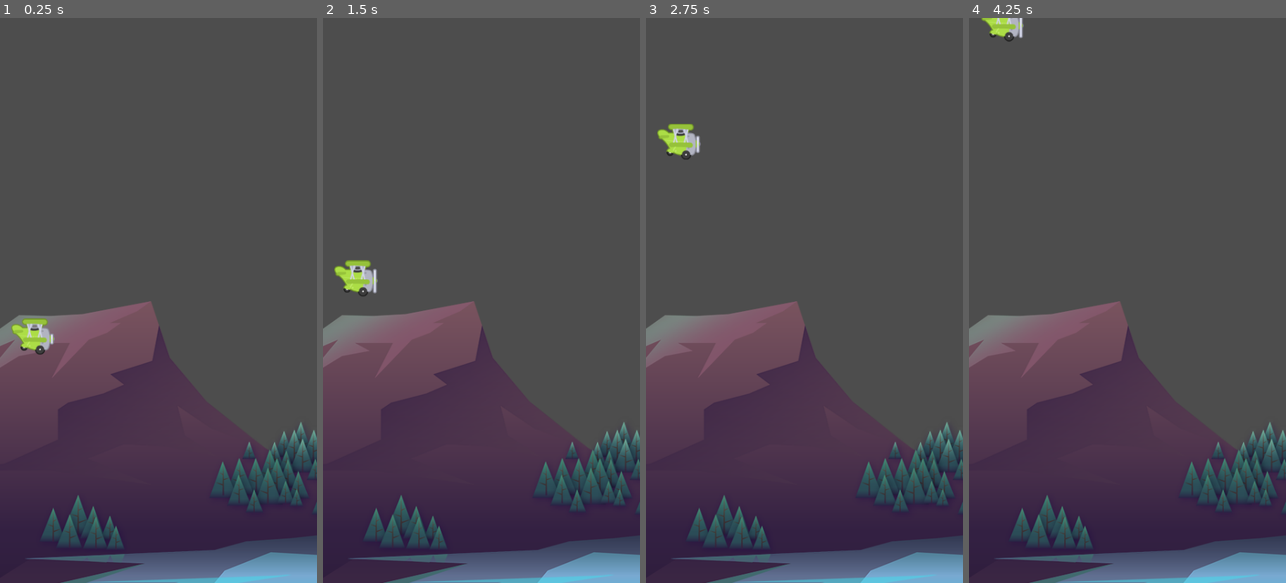
Above: before the commit, frames 1-4 (left to right).
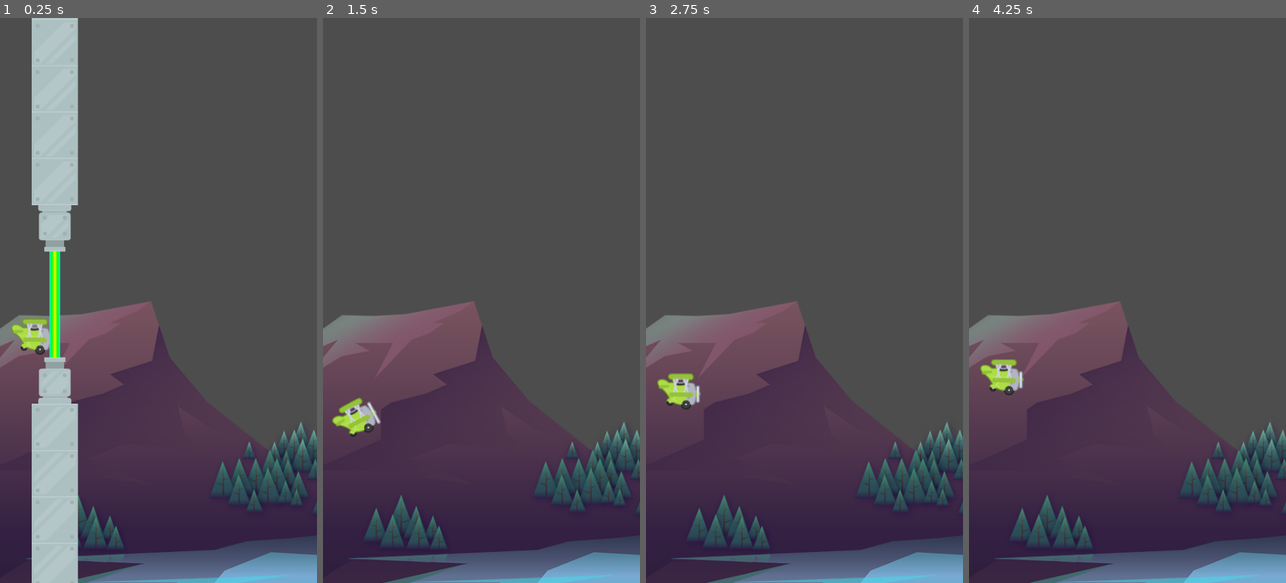
Above: after the commit, the same moments.

Repository: TanvirSiddik/TappyPlane
Game: Godot game, scene res://scenes/game/game.tscn
Same seed, same stepped clock (60 frames per second), same inputs: the game is played once before the commit and once after it.
Inputs:
- Up to frame 1 (0.25 s): no input
- Up to frame 2 (1.5 s): hold Space (jump) 0.53-1.28 s; tap Space (jump) at 1.35 s
- Up to frame 3 (2.75 s): tap Space (jump) at 1.52, 1.82 s; hold Space (jump) from 2.03 s (still down)
- Up to frame 4 (4.25 s): release Space (jump) at 2.78 s; tap Space (jump) at 2.85, 3.02, 3.32 s; hold Space (jump) from 3.53 s (still down)

The runs differ from the first frame. In frame 1, 12% of the frame differs, in the area x 10-25%, y 0-100%; in frame 2, 1.2%; in frame 3, 1.1%; in frame 4, 1.0%.

Commit message:
added: scenes

Diff:
--- a/project.godot
+++ b/project.godot
@@ -10,7 +10,7 @@
 
 [application]
 
-config/name="Fappy Pane"
+config/name="TappyPlane"
 run/main_scene="res://scenes/game/game.tscn"
 config/features=PackedStringArray("4.3", "Mobile")
 
--- a/scenes/game/game.tscn
+++ b/scenes/game/game.tscn
@@ -1,12 +1,14 @@
-[gd_scene load_steps=4 format=3 uid="uid://douv3tyfo6xiu"]
+[gd_scene load_steps=5 format=3 uid="uid://douv3tyfo6xiu"]
 
 [ext_resource type="Texture2D" uid="uid://ctqt2u8lb61eo" path="res://assets/background/rocks_2.png" id="1_po2ye"]
 [ext_resource type="PackedScene" uid="uid://blwv4greim0x6" path="res://scenes/plane/plane.tscn" id="2_ehpwx"]
 [ext_resource type="PackedScene" uid="uid://3k1ghp1gxe04" path="res://scenes/barrier/barrier.tscn" id="3_ctkcw"]
+[ext_resource type="PackedScene" uid="uid://c3cb4jbivvexw" path="res://scenes/pipes_laser/pipes.tscn" id="4_ol1mk"]
 
 [node name="Game" type="Node2D"]
 
 [node name="Sprite2D" type="Sprite2D" parent="."]
+z_index = -2
 position = Vector2(250, 456)
 texture = ExtResource("1_po2ye")
 
@@ -18,3 +20,6 @@
 
 [node name="barrier2" parent="." instance=ExtResource("3_ctkcw")]
 position = Vector2(0, 885)
+
+[node name="pipes" parent="." instance=ExtResource("4_ol1mk")]
+position = Vector2(78, 433)
--- /dev/null
+++ b/scenes/laser/laser.tscn
@@ -0,0 +1,63 @@
+[gd_scene load_steps=6 format=3 uid="uid://bacyf0vmkj1h4"]
+
+[ext_resource type="Texture2D" uid="uid://c430wuya3t3ro" path="res://assets/pipes/laser2.png" id="1_spjue"]
+
+[sub_resource type="RectangleShape2D" id="RectangleShape2D_733lb"]
+size = Vector2(9, 194)
+
+[sub_resource type="Animation" id="Animation_ca3wq"]
+resource_name = "laser_animation"
+length = 0.3
+loop_mode = 1
+step = 0.0
+tracks/0/type = "value"
+tracks/0/imported = false
+tracks/0/enabled = true
+tracks/0/path = NodePath("../Sprite2D:self_modulate")
+tracks/0/interp = 1
+tracks/0/loop_wrap = true
+tracks/0/keys = {
+"times": PackedFloat32Array(0.00570296, 0.104754, 0.204406, 0.313362),
+"transitions": PackedFloat32Array(1, 1, 1, 1),
+"update": 0,
+"values": [Color(1, 1, 1, 1), Color(1, 0.713726, 1, 1), Color(1, 1, 1, 1), Color(1, 0.713726, 1, 1)]
+}
+
+[sub_resource type="Animation" id="Animation_igo8o"]
+length = 0.001
+tracks/0/type = "value"
+tracks/0/imported = false
+tracks/0/enabled = true
+tracks/0/path = NodePath("../Sprite2D:self_modulate")
+tracks/0/interp = 1
+tracks/0/loop_wrap = true
+tracks/0/keys = {
+"times": PackedFloat32Array(0),
+"transitions": PackedFloat32Array(1),
+"update": 0,
+"values": [Color(1, 1, 1, 1)]
+}
+
+[sub_resource type="AnimationLibrary" id="AnimationLibrary_wtmxu"]
+_data = {
+"RESET": SubResource("Animation_igo8o"),
+"laser_animation": SubResource("Animation_ca3wq")
+}
+
+[node name="laser" type="Area2D"]
+
+[node name="Sprite2D" type="Sprite2D" parent="."]
+scale = Vector2(1, 8)
+texture = ExtResource("1_spjue")
+centered = false
+
+[node name="CollisionShape2D" type="CollisionShape2D" parent="."]
+position = Vector2(44, 96)
+shape = SubResource("RectangleShape2D_733lb")
+
+[node name="AnimationPlayer" type="AnimationPlayer" parent="."]
+root_node = NodePath("../CollisionShape2D")
+libraries = {
+"": SubResource("AnimationLibrary_wtmxu")
+}
+autoplay = "laser_animation"
--- /dev/null
+++ b/scenes/pipe/pipe.tscn
@@ -0,0 +1,23 @@
+[gd_scene load_steps=4 format=3 uid="uid://ktsr2blrqppc"]
+
+[ext_resource type="Texture2D" uid="uid://c04pgtdmqmnq3" path="res://assets/pipes/pipe.png" id="1_6myk1"]
+
+[sub_resource type="RectangleShape2D" id="RectangleShape2D_w1jxb"]
+size = Vector2(70.25, 560)
+
+[sub_resource type="RectangleShape2D" id="RectangleShape2D_tqe2y"]
+size = Vector2(48, 50)
+
+[node name="pipe" type="Area2D"]
+
+[node name="Sprite2D" type="Sprite2D" parent="."]
+texture = ExtResource("1_6myk1")
+centered = false
+
+[node name="CollisionShape2D" type="CollisionShape2D" parent="."]
+position = Vector2(35, 350)
+shape = SubResource("RectangleShape2D_w1jxb")
+
+[node name="CollisionShape2D2" type="CollisionShape2D" parent="."]
+position = Vector2(35, 43)
+shape = SubResource("RectangleShape2D_tqe2y")
--- /dev/null
+++ b/scenes/pipes_laser/pipes.gd
@@ -0,0 +1,10 @@
+extends Node2D
+
+
+# Called every frame. 'delta' is the elapsed time since the previous frame.
+func _process(delta: float) -> void:
+	position.x -= 120 * delta
+
+
+func _on_visible_on_screen_notifier_2d_screen_exited() -> void:
+	queue_free()
--- /dev/null
+++ b/scenes/pipes_laser/pipes.tscn
@@ -0,0 +1,28 @@
+[gd_scene load_steps=5 format=3 uid="uid://c3cb4jbivvexw"]
+
+[ext_resource type="PackedScene" uid="uid://ktsr2blrqppc" path="res://scenes/pipe/pipe.tscn" id="1_h0uyp"]
+[ext_resource type="Script" path="res://scenes/pipes_laser/pipes.gd" id="1_sekvp"]
+[ext_resource type="PackedScene" uid="uid://bacyf0vmkj1h4" path="res://scenes/laser/laser.tscn" id="2_1vujc"]
+[ext_resource type="AudioStream" uid="uid://b4o6bmaue0gh0" path="res://assets/audio/score.wav" id="3_jaqgk"]
+
+[node name="pipes" type="Node2D"]
+script = ExtResource("1_sekvp")
+
+[node name="upper" parent="." instance=ExtResource("1_h0uyp")]
+position = Vector2(70, -80)
+rotation = 3.14159
+
+[node name="lower" parent="." instance=ExtResource("1_h0uyp")]
+position = Vector2(0, 80)
+
+[node name="laser" parent="." instance=ExtResource("2_1vujc")]
+z_index = -1
+position = Vector2(27, -97)
+
+[node name="VisibleOnScreenNotifier2D" type="VisibleOnScreenNotifier2D" parent="."]
+position = Vector2(54, -1)
+
+[node name="AudioStreamPlayer2D" type="AudioStreamPlayer2D" parent="."]
+stream = ExtResource("3_jaqgk")
+
+[connection signal="screen_exited" from="VisibleOnScreenNotifier2D" to="." method="_on_visible_on_screen_notifier_2d_screen_exited"]
--- a/scenes/plane/plane.gd
+++ b/scenes/plane/plane.gd
@@ -3,6 +3,7 @@
 const GRAVITY: float = 650.0
 const UP_FORCE: float = -200.0
 @onready var animated_sprite_2d: AnimatedSprite2D = $AnimatedSprite2D
+@onready var animation_player: AnimationPlayer = $AnimationPlayer
 # Called when the node enters the scene tree for the first time.
 func _ready() -> void:
 	pass # Replace with function body.
@@ -18,10 +19,12 @@
 
 func gravity(delta: float) -> void:
 	velocity.y += GRAVITY * delta
+
 	move_and_slide()
 
 func jump() -> void:
-	if Input.is_action_pressed("jump"):
+	if Input.is_action_just_pressed("jump"):
+		animation_player.play("UPWARD")
 		velocity.y = UP_FORCE
 
 func hold_process() -> void:
--- a/scenes/plane/plane.tscn
+++ b/scenes/plane/plane.tscn
@@ -36,6 +36,44 @@
 radius = 36.5
 height = 73.0
 
+[sub_resource type="Animation" id="Animation_t65wx"]
+length = 0.001
+tracks/0/type = "value"
+tracks/0/imported = false
+tracks/0/enabled = true
+tracks/0/path = NodePath("AnimatedSprite2D:rotation")
+tracks/0/interp = 1
+tracks/0/loop_wrap = true
+tracks/0/keys = {
+"times": PackedFloat32Array(0),
+"transitions": PackedFloat32Array(1),
+"update": 0,
+"values": [0.0]
+}
+
+[sub_resource type="Animation" id="Animation_bcdxu"]
+resource_name = "UPWARD"
+length = 0.3
+step = 1.0
+tracks/0/type = "value"
+tracks/0/imported = false
+tracks/0/enabled = true
+tracks/0/path = NodePath("AnimatedSprite2D:rotation")
+tracks/0/interp = 2
+tracks/0/loop_wrap = true
+tracks/0/keys = {
+"times": PackedFloat32Array(0, 0.0475, 0.294787),
+"transitions": PackedFloat32Array(1, 1, 1),
+"update": 0,
+"values": [0.0, -0.349066, 0.0]
+}
+
+[sub_resource type="AnimationLibrary" id="AnimationLibrary_3rni8"]
+_data = {
+"RESET": SubResource("Animation_t65wx"),
+"UPWARD": SubResource("Animation_bcdxu")
+}
+
 [node name="plane" type="CharacterBody2D"]
 scale = Vector2(0.75, 0.75)
 script = ExtResource("1_nvstw")
@@ -50,3 +88,8 @@
 position = Vector2(8, -1)
 rotation = 1.5708
 shape = SubResource("CapsuleShape2D_pwxm4")
+
+[node name="AnimationPlayer" type="AnimationPlayer" parent="."]
+libraries = {
+"": SubResource("AnimationLibrary_3rni8")
+}
Not shown: 1 places in scenes/plane/plane.tscn that only renumber resources
